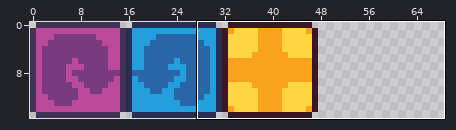
Sprite sheet: assets/images/actions/rotate.png. Above, an overview of the earlier version with the close-up marked.
Close-up. Before the commit:
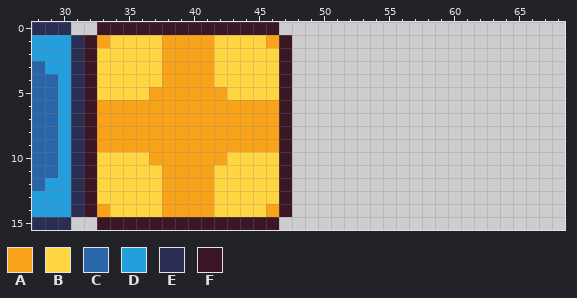
The file is 160x16 pixels. Shown: x 28..68, y 0..15. The wide view leaves out empty margins.
Palette (. is transparent): A #f9a31b  B #ffd541  C #2a65a8  D #249fde  E #2a2e54  F #3b1725
Pixels before, first column x 28:
 0 EEE..FFFFFFFFFFFFFF.
 1 DDDEFABBBBAAAABBBBAF
 2 DDDEFBBBBBAAAABBBBBF
 3 CDDEFBBBBBAAAABBBBBF
 4 CCDEFBBBBBAAAABBBBBF
 5 CCDEFBBBBAAAAAABBBBF
 6 CCDEFAAAAAAAAAAAAAAF
 7 CCDEFAAAAAAAAAAAAAAF
 8 CCDEFAAAAAAAAAAAAAAF
 9 CCDEFAAAAAAAAAAAAAAF
10 CCDEFBBBBAAAAAABBBBF
11 CCDEFBBBBBAAAABBBBBF
12 CDDEFBBBBBAAAABBBBBF
13 DDDEFBBBBBAAAABBBBBF
14 DDDEFABBBBAAAABBBBAF
15 EEE..FFFFFFFFFFFFFF.
Once edited:
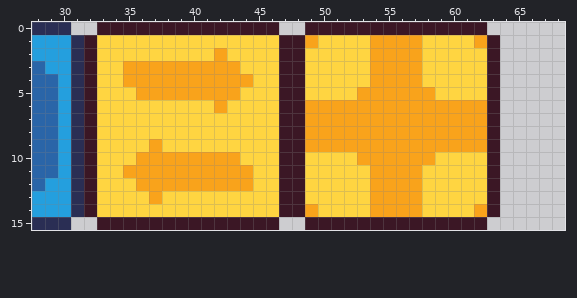
Diff:
Colour A now appears in row 1 at x 49, 54 to 57 and 62; in rows 2 to 4 at x 54 to 57; in row 5 at x 53 to 58; in rows 6 to 9 at x 49 to 62; in row 10 at x 53 to 58; in rows 11 to 13 at x 54 to 57.
Colour A now appears in row 14 at x 49, 54 to 57 and 62.
The author changed colour B to colour A in row 2 at x 42; in row 3 at x 35 to 37 and 42 to 43; in row 4 at x 35 to 37 and 42 to 44; in row 5 at x 36 and 43; in row 10 at x 36 and 43; in row 11 at x 35 to 37 and 42 to 44.
The author changed colour B to colour A in row 12 at x 36 to 37 and 42 to 44; in row 13 at x 37.
Colour B now appears in row 1 at x 50 to 53 and 58 to 61; in rows 2 to 4 at x 49 to 53 and 58 to 62; in row 5 at x 49 to 52 and 59 to 62; in row 10 at x 49 to 52 and 59 to 62; in rows 11 to 13 at x 49 to 53 and 58 to 62; in row 14 at x 50 to 53 and 58 to 61.
The author changed colour A to colour B in row 1 at x 33, 38 to 41 and 46; in row 2 at x 38 to 41; in row 6 at x 33 to 41 and 43 to 46; in rows 7 to 8 at x 33 to 46; in row 9 at x 33 to 36 and 38 to 46; in row 13 at x 38 to 41.
The author changed colour A to colour B in row 14 at x 33, 38 to 41 and 46.
Colour F now appears in row 0 at x 49 to 62; in rows 1 to 14 at x 48 and 63; in row 15 at x 49 to 62.
